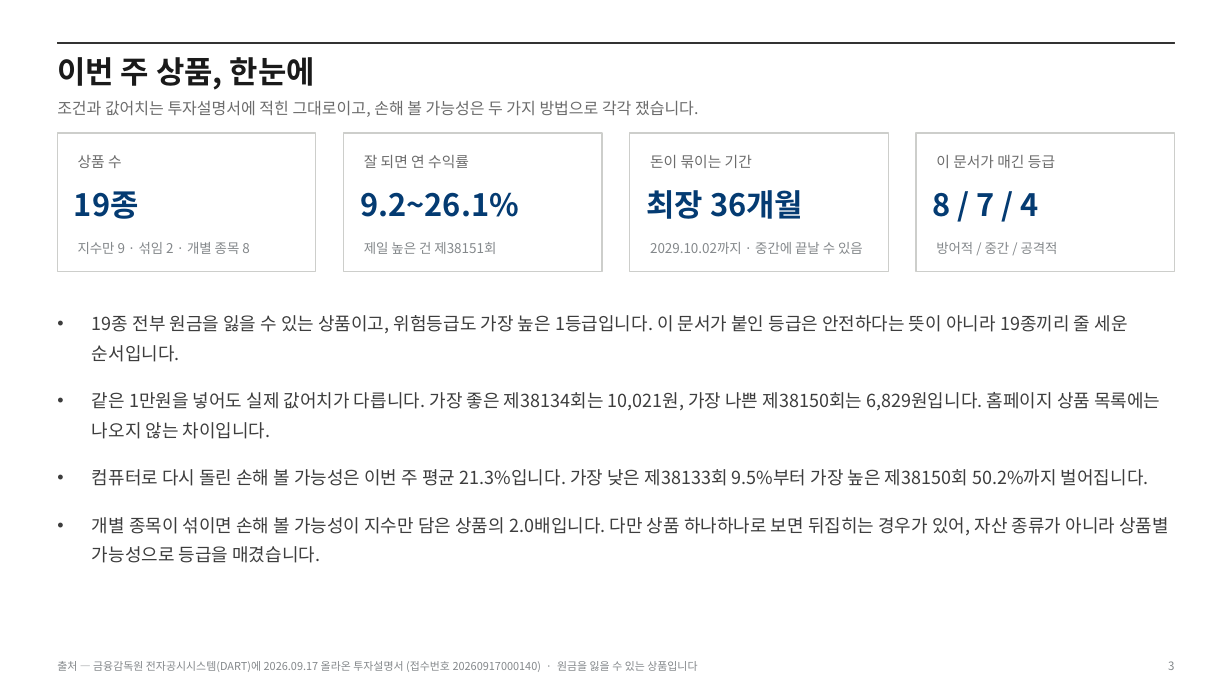
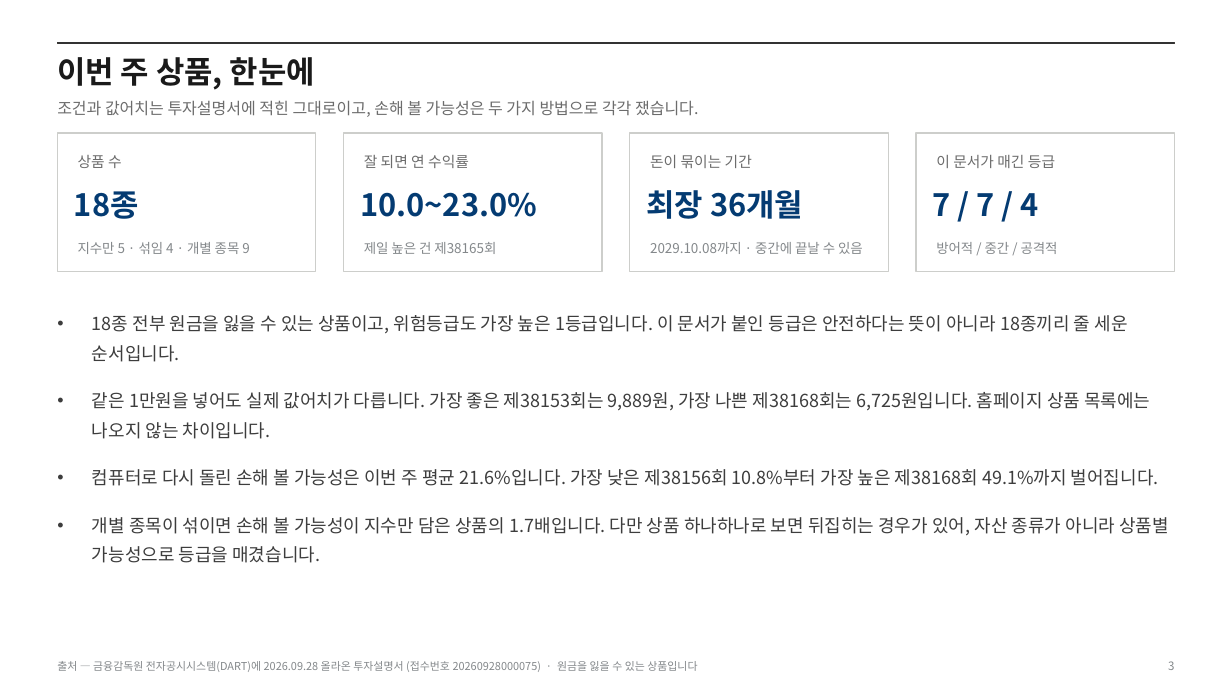
Before and after one commit to hanaroline/work_1, a slide deck: slide 3 of els-analysis-deck.pptx. Drawn at 1232x693 pixels with LibreOffice and Linux fonts; fonts in the diff are those of the drawing. Boxes give left, top, right and bottom in pixels: in the first picture for what was removed or moved away, otherwise in the second. Text is boxed around its words. In the diff, an @@ line names an element or a change of style, - is before the commit and + after.

```diff
--- a/els-analysis-deck.pptx
+++ b/els-analysis-deck.pptx
@@ text at [74,191,139,219]: text changed @@
-19종
+18종
@@ text at [360,192,537,217]: text changed @@
-9.2~26.1%
+10.0~23.0%
@@ text at [933,193,1039,216]: text changed @@
-8 / 7 / 4
+7 / 7 / 4
@@ text at [78,242,249,254]: text changed @@
-지수만 9 · 섞임 2 · 개별 종목 8
+지수만 5 · 섞임 4 · 개별 종목 9
@@ text at [364,242,496,254]: text changed @@
-제일 높은 건 제38151회
+제일 높은 건 제38165회
@@ text at [650,242,863,254]: text changed @@
-2029.10.02까지 · 중간에 끝날 수 있음
+2029.10.08까지 · 중간에 끝날 수 있음
@@ text at [92,315,1169,563]: text changed @@
-• 19종 전부 원금을 잃을 수 있는 상품이고, 위험등급도 가장 높은 1등급입니다. 이 문서가 붙인 등급은 안전하다는 뜻이 아니라 19종끼리 줄 세운 순서입니다.
-• 같은 1만원을 넣어도 실제 값어치가 다릅니다. 가장 좋은 제38134회는 10,021원, 가장 나쁜 제38150회는 6,829원입니다. 홈페이지 상품 목록에는 나오지 않는 차이입니다.
-• 컴퓨터로 다시 돌린 손해 볼 가능성은 이번 주 평균 21.3%입니다. 가장 낮은 제38133회 9.5%부터 가장 높은 제38150회 50.2%까지 벌어집니다.
-• 개별 종목이 섞이면 손해 볼 가능성이 지수만 담은 상품의 2.0배입니다. 다만 상품 하나하나로 보면 뒤집히는 경우가 있어, 자산 종류가 아니라 상품별 가능성으로 등급을 매겼습니다.
+• 18종 전부 원금을 잃을 수 있는 상품이고, 위험등급도 가장 높은 1등급입니다. 이 문서가 붙인 등급은 안전하다는 뜻이 아니라 18종끼리 줄 세운 순서입니다.
+• 같은 1만원을 넣어도 실제 값어치가 다릅니다. 가장 좋은 제38153회는 9,889원, 가장 나쁜 제38168회는 6,725원입니다. 홈페이지 상품 목록에는 나오지 않는 차이입니다.
+• 컴퓨터로 다시 돌린 손해 볼 가능성은 이번 주 평균 21.6%입니다. 가장 낮은 제38156회 10.8%부터 가장 높은 제38168회 49.1%까지 벌어집니다.
+• 개별 종목이 섞이면 손해 볼 가능성이 지수만 담은 상품의 1.7배입니다. 다만 상품 하나하나로 보면 뒤집히는 경우가 있어, 자산 종류가 아니라 상품별 가능성으로 등급을 매겼습니다.
@@ text at [57,661,697,672]: text changed @@
-출처 — 금융감독원 전자공시시스템(DART)에 2026.09.17 올라온 투자설명서 (접수번호 20260917000140) · 원금을 잃을 수 있는 상품입니다
+출처 — 금융감독원 전자공시시스템(DART)에 2026.09.28 올라온 투자설명서 (접수번호 20260928000075) · 원금을 잃을 수 있는 상품입니다
```
Also in this commit, not shown: 14 other slides changed, 13 other files.
